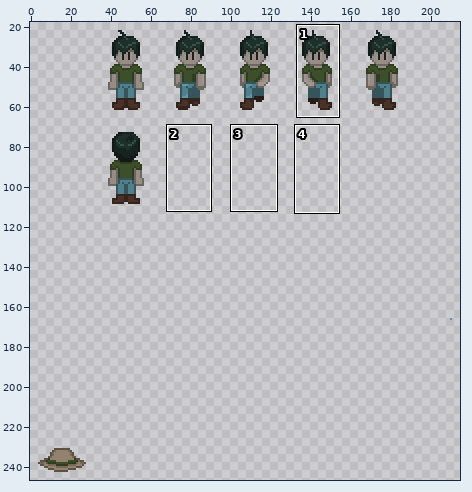
Sprite sheet -- harvest-havoc/assets/spritesheets/player_test.png. The first picture is a wide view before the edit; the outline marks the close-up.
Close-up. Before the edit:
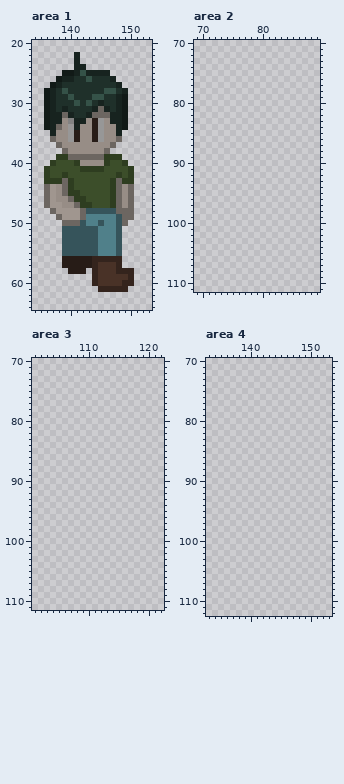
The file is 256x256 pixels. Colours within 5 levels of each other are drawn and written as one. Shown: area 1: x 134..153, y 20..64; area 2: x 69..89, y 70..111; area 3: x 101..122, y 70..111; area 4: x 133..153, y 70..112. The wide view leaves out empty margins. The commit also changed other parts of the picture, which this record leaves out.
After:
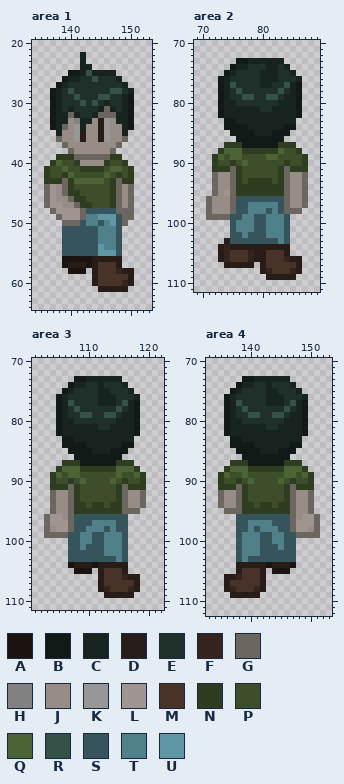
Palette (. is transparent): A #1a130f  B #111a17  C #17231f  D #271c17  E #1f302a  F #34241d  G #6c6661  H #828282  J #978d86  K #979797  L #a0968f  M #493227  N #2e3d20  P #3c4e2a  Q #4c6335  R #355248  S #36545b  T #50808a  U #5f98a4
Difference:
--- area 1
@@ x 134..153 @@
 21 ....................
-22 .......C............
-23 .......C............
-24 .......CC...........
-25 .....BBCRCCCC.......
-26 ....BCCEEREEEC......
-27 ...BCEEEEEEEEEC.....
-28 ..BCEREEEEEERREC....
-29 ..BCEEREEERREECB....
-30 ..BCEEERERECEECB....
-31 ..BCECEEEECGCECB....
-32 ..BCCGCEECGGGCCB....
-33 ..BCCJHCCJDKJCCB....
-34 ..BCGJKCJJDKJJCB....
-35 ...CJJKDJJDKJJC.....
-36 ...GJJKDJJDKJJG.....
-37 ....GJJJJJJJJG......
-38 .....GJJJJJJG.......
-39 ....NNGGGGGGNNN.....
-40 ...NPPPNJJJJNPPN....
-41 ..NPPPPPNNNNPPPPN...
-42 ..NPPNPPPPPPPPNPN...
-43 ..NNNGNPPPPPPNGNN...
+22 ........C...........
+23 ........C...........
+24 ........CC..........
+25 ......BBCRCCCC......
+26 .....BCCEEREEEC.....
+27 ....BCEEEEEEEEEC....
+28 ...BCEREEEEEERREC...
+29 ...BCEEREEERREECB...
+30 ...BCEEERERECEECB...
+31 ...BCECEEEECGCECB...
+32 ...BCCGCEECGGGCCB...
+33 ...BCCJHCCJDKJCCB...
+34 ...BCGJKCJJDKJJCB...
+35 ....CJJKDJJDKJJC....
+36 ....GJJKDJJDKJJG....
+37 .....GJJJJJJJJG.....
+38 ......GJJJJJJG......
+39 ....NNNGGGGGGNN.....
+40 ...NQPPNJJJJNPPN....
+41 ..NPPQPPNNNNPQQPN...
+42 ..NPPNQPPPPPQPNPN...
+43 ..NNNGNQQQQQPNGNN...
 44 ..GLJGNPPPPPPNGJG...
@@ x 143..149 @@
 48 SSSSSGG
-49 TTTTTSG
-50 TTSTTSG
+49 TTUUUSG
+50 TTSTUSG
 51 SSTTTS.
@@ x 134..153 @@
 53 .....SSSSSSTTTS.....
-54 .....SSSSSSTTTS.....
-55 .....SSSSSSTTTS.....
-56 .....DDDDDFFFFF.....
-57 .....DDDDDFMMMF.....
-58 ......DDD.FMMMFFF...
-59 ..........FMMMMMF...
-60 ..........FMMMMFF...
-61 ...........FFFFF....
+54 .....SSSSSSUTTS.....
+55 .....SSSSSSUUUS.....
+56 .....AAAAADDDDD.....
+57 .....ADDDADMMMD.....
+58 ......AAA.DMMMFDD...
+59 ..........DMMMMMD...
+60 ..........DMMMMFD...
+61 ...........DDDDD....
 62 ....................
--- area 2
@@ x 69..89 @@
  72 .....................
- 73 .....................
- 74 .....................
- 75 .....................
- 76 .....................
- 77 .....................
- 78 .....................
- 79 .....................
- 80 .....................
- 81 .....................
- 82 .....................
- 83 .....................
- 84 .....................
- 85 .....................
- 86 .....................
- 87 .....................
- 88 .....................
- 89 .....................
- 90 .....................
- 91 .....................
- 92 .....................
- 93 .....................
- 94 .....................
- 95 .....................
- 96 .....................
- 97 .....................
- 98 .....................
- 99 .....................
-100 .....................
-101 .....................
-102 .....................
-103 .....................
-104 .....................
-105 .....................
-106 .....................
-107 .....................
-108 .....................
-109 .....................
+ 73 .......BBCCCCCC......
+ 74 ......BCCEEECCEC.....
+ 75 .....BCEEEECCCEEC....
+ 76 ....BCEEEEECCCEEEC...
+ 77 ....BCREEEECCEERCB...
+ 78 ....BCEREEEEEERECB...
+ 79 ....BCEERREERRECCB...
+ 80 ....BCCEEEEEEECCCB...
+ 81 ....BCCCCCCEECCCCB...
+ 82 ....BCCCCCCCCCCCCB...
+ 83 .....BBCCCCCCCCCC....
+ 84 .....BBBBCCCCCCBB....
+ 85 ......BBBBCCCBBB.....
+ 86 .......BBBBBBBB......
+ 87 .....NNNBBBBBBNNN....
+ 88 ....NQQQNNNNNNQPPN...
+ 89 ...NQPQQPPPPQQPPPPN..
+ 90 ...NPPNPQPPPPPPNPPN..
+ 91 ...NNNGNPPPPPPNGNNN..
+ 92 ...GJJGNPPPPPPNGJJG..
+ 93 ...GJJGNPNNNNPNGJJG..
+ 94 ...GJJGNNNNNNNNGJJG..
+ 95 ...GJLGNNNNNNNNGJJG..
+ 96 ..GJJJGSSSSSSSSGJJG..
+ 97 ..GJJJGSSTTTTTSGJJG..
+ 98 ..GJJJGSSTTTSTSGGG...
+ 99 ..GGGGSSTTSSTTTS.....
+100 ......STTTSSTTTS.....
+101 ......STTTSSTTTS.....
+102 ......SSTSSSTTTS.....
+103 .....DSSSSSSSSTS.....
+104 ....DFDDDDDDDDDD.....
+105 ....DFMMMFDDMMMD.....
+106 ....DFMMMFDDMMMFDD...
+107 .....DDDDD.DMMMMMD...
+108 ...........DFMMMFD...
+109 ............DDDDD....
 110 .....................
--- area 3
@@ x 101..122 @@
  72 ......................
- 73 ......................
- 74 ......................
- 75 ......................
- 76 ......................
- 77 ......................
- 78 ......................
- 79 ......................
- 80 ......................
- 81 ......................
- 82 ......................
- 83 ......................
- 84 ......................
- 85 ......................
- 86 ......................
- 87 ......................
- 88 ......................
- 89 ......................
- 90 ......................
- 91 ......................
- 92 ......................
- 93 ......................
- 94 ......................
- 95 ......................
- 96 ......................
- 97 ......................
- 98 ......................
- 99 ......................
-100 ......................
-101 ......................
-102 ......................
-103 ......................
-104 ......................
-105 ......................
-106 ......................
-107 ......................
-108 ......................
-109 ......................
+ 73 .......BBCCCCCC.......
+ 74 ......BCCEECEEEC......
+ 75 .....BCEEEECCEEEC.....
+ 76 ....BCEEEEECCCEEEC....
+ 77 ....BCREEEECCCERCB....
+ 78 ....BCEREEEEEERECB....
+ 79 ....BCEERREERRECCB....
+ 80 ....BCCEEEEEEECCCB....
+ 81 ....BCCCCCCEECCCCB....
+ 82 ....BCCCCCCCCCCCCB....
+ 83 .....BBCCCCCCCCCC.....
+ 84 .....BBBBCCCCCCBB.....
+ 85 ......BBBBCCCBBB......
+ 86 .......BBBBBBBB.......
+ 87 .....NNNBBBBBBNNN.....
+ 88 ....NQQQNNNNNNQQQN....
+ 89 ...NQPQQPPPPPPQPPQN...
+ 90 ...NPPNPQPPPPQPNPPN...
+ 91 ...NNNGNPPPPPPNGNNN...
+ 92 ...GJJGNPPPPPPNGJJG...
+ 93 ...GJJGNPPPPPPNGJJG...
+ 94 ...GJJGNNPNNPNNGJJG...
+ 95 ...GJJGNNNNNNNNGGG....
+ 96 ..GLLJGSSSSSSSSS......
+ 97 ..GLLLGSSSTTTTSS......
+ 98 ..GJLLGSSTTTSTSS......
+ 99 ..GGGGSSTTSSTTTS......
+100 ......SSTTSSTTTS......
+101 ......SSTSSSTTTS......
+102 ......SSSSSSTTTS......
+103 ......SSSSSSSSTS......
+104 ......ADDDADDDDD......
+105 .......AAA.DMMMD......
+106 ...........DMMMFDD....
+107 ...........DMMMMMD....
+108 ...........DFMMMFD....
+109 ............DDDDD.....
 110 ......................
--- area 4
@@ x 133..153 @@
  72 .....................
- 73 .....................
- 74 .....................
- 75 .....................
- 76 .....................
- 77 .....................
- 78 .....................
- 79 .....................
- 80 .....................
- 81 .....................
- 82 .....................
- 83 .....................
- 84 .....................
- 85 .....................
- 86 .....................
- 87 .....................
- 88 .....................
- 89 .....................
- 90 .....................
- 91 .....................
- 92 .....................
- 93 .....................
- 94 .....................
- 95 .....................
- 96 .....................
- 97 .....................
- 98 .....................
- 99 .....................
-100 .....................
-101 .....................
-102 .....................
-103 .....................
-104 .....................
-105 .....................
-106 .....................
-107 .....................
-108 .....................
-109 .....................
+ 73 ......BBCCCCCC.......
+ 74 .....BCCEECEEEC......
+ 75 ....BCEEEECCEEEC.....
+ 76 ...BCEEEEECCCEEEC....
+ 77 ...BCREEEECCCERCB....
+ 78 ...BCEREEEEEERECB....
+ 79 ...BCEERREERRECCB....
+ 80 ...BCCEEEEEEECCCB....
+ 81 ...BCCCCCCEECCCCB....
+ 82 ...BCCCCCCCCCCCCB....
+ 83 ....BBCCCCCCCCCC.....
+ 84 ....BBBBCCCCCCBB.....
+ 85 .....BBBBCCCBBB......
+ 86 ......BBBBBBBB.......
+ 87 ....NNNBBBBBBNNN.....
+ 88 ...NQQQNNNNNNQQQN....
+ 89 ..NQPPQPPPPPPQQPQN...
+ 90 ..NPPNPQPPPPQPNPPN...
+ 91 ..NNNGNPPPPPPNGNNN...
+ 92 ..GJJGNPPPPPPNGJJG...
+ 93 ..GJJGNPPPPPPNGJJG...
+ 94 ..GJJGNNPNNPNNGJJG...
+ 95 ...GGGNNNNNNNNGJJG...
+ 96 .....SSSSSSSSSGJLLG..
+ 97 .....SSTTTTSSSGLLLG..
+ 98 .....SSTSTTTSSGLLJG..
+ 99 .....STTTSSTTSSGGGG..
+100 .....STTTSSTTSS......
+101 .....STTTSSSTSS......
+102 .....STTTSSSSSS......
+103 .....STSSSSSSSS......
+104 .....DDDDDADDDA......
+105 .....DMMMD.AAA.......
+106 ...DDFMMMD...........
+107 ...DMMMMMD...........
+108 ...DFMMMFD...........
+109 ....DDDDD............
 110 .....................
Changed places in both close-ups, as pixel boxes (x1, y1, x2, y2):
changed: (44, 52, 134, 184)
changed: (62, 214, 134, 292)
added: (206, 58, 308, 280)
added: (44, 376, 146, 598)
added: (218, 376, 320, 598)
